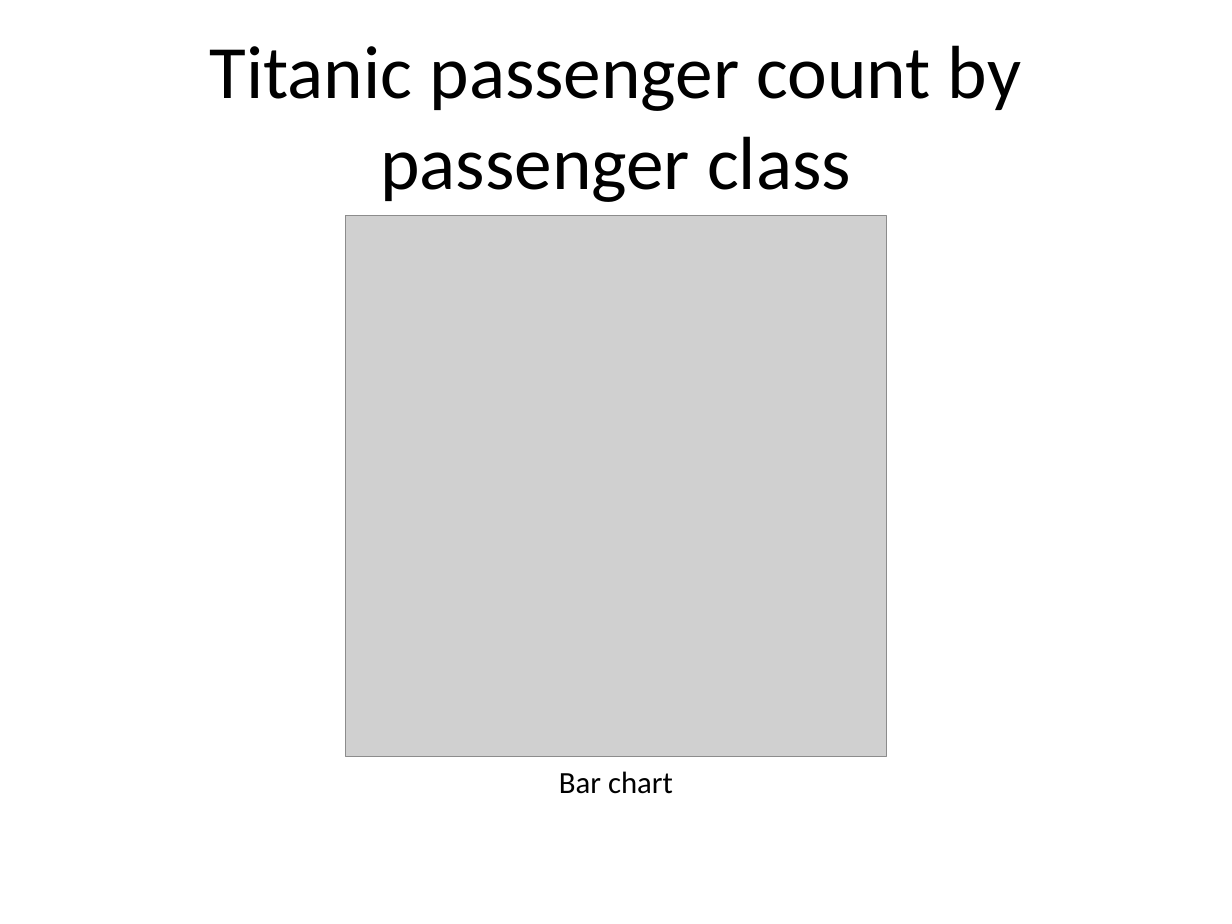
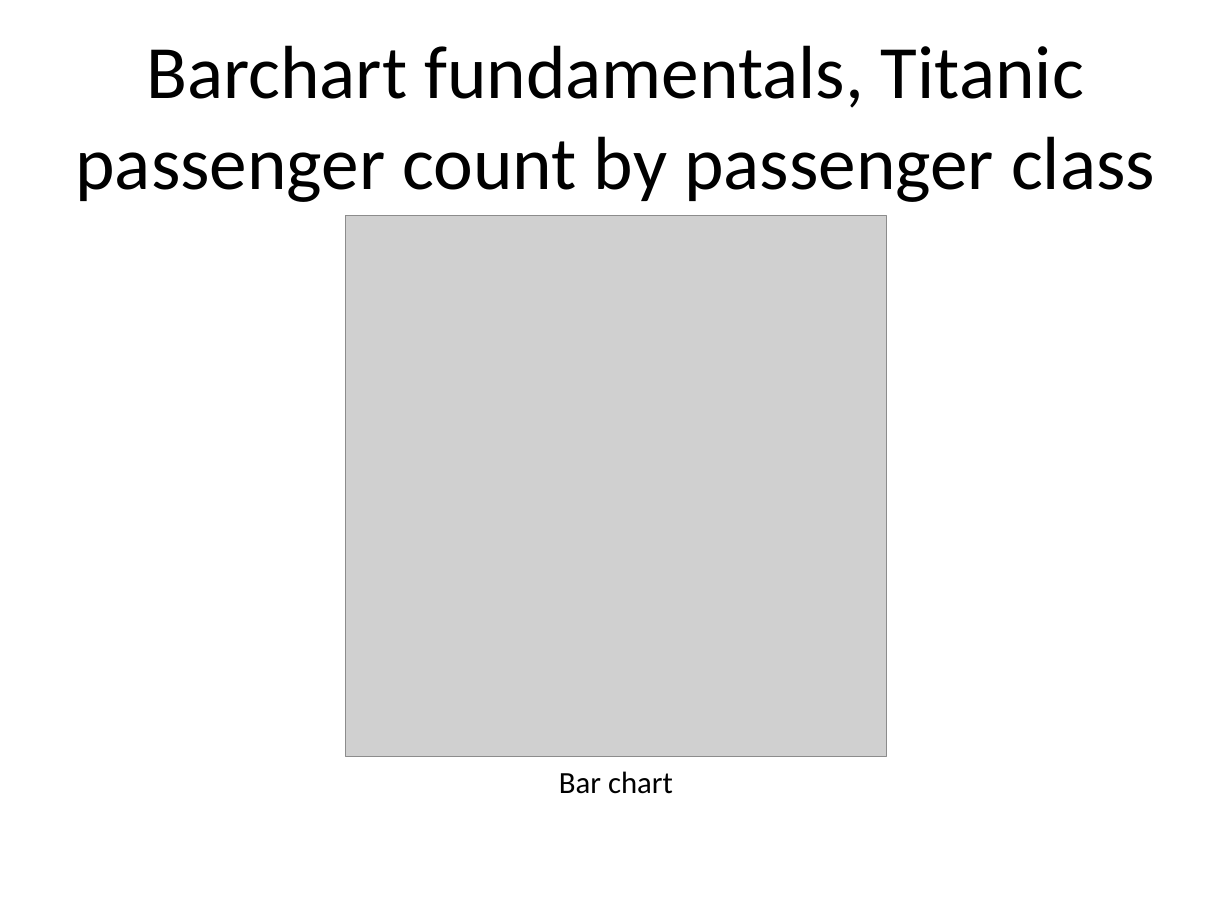
Before and after one commit to pmean/data-visualization, a slide deck: slide 83 of data-viz-02/src/v02-complete-lecture.pptx (slide 74 before the commit). Drawn at 1232x924 pixels with LibreOffice and Linux fonts; fonts in the diff are those of the drawing; grey boxes stand for pictures. Boxes give left, top, right and bottom in pixels: in the first picture for what was removed or moved away, otherwise in the second. Text is boxed around its words. In the diff, an @@ line names an element or a change of style, - is before the commit and + after.

```diff
--- a/data-viz-02/src/v02-complete-lecture.pptx
+++ b/data-viz-02/src/v02-complete-lecture.pptx
@@ title at bbox=[75, 45, 1155, 202]: text changed @@
-Titanic passenger count by passenger class
+Barchart fundamentals, Titanic passenger count by passenger class
```
Also in this commit, not shown: 88 other slides changed, 15 slides added, 2 slides removed, 20 other files.
